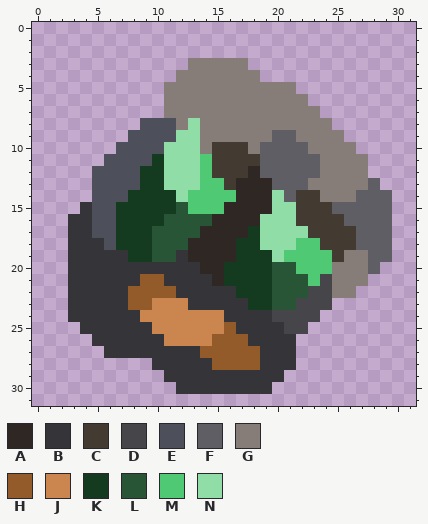
A pixel-art sprite gets an edit: sprites/items/bioscrap-graft.png. Above: the version before the commit.
The file is 32x32 pixels.
Palette (. is transparent): A #2e2724  B #353438  C #433b32  D #46454a  E #4d4f5b  F #5e5e64  G #877d78  H #935b29  J #cb8650  K #143a20  L #285535  M #4fc973  N #91dda8
Pixels before, first column x 3:
 3 ..........GGGGG............
 4 .........GGGGGGG...........
 5 ........GGGGGGGGGGG........
 6 ........GGGGGGGGGGGG.......
 7 ........GGGGGGGGGGGGG......
 8 ......EEEGNGGGGGGGGGGG.....
 9 .....EEEENNGGGGGGFFGGGG....
10 ....EEEENNNGCCCGFFFFGGGG...
11 ...EEEEKNNNMCCCCFFFFFGGGG..
12 ..EEEEKKNNNMCCCAFFFFFGGGG..
13 ..EEEEKKNNNMMCAAAFFFGGGGGF.
14 ..EEEKKKKNMMMMAAANFCCGGGFFF
15 .BEEKKKKKLMMMAAAANNCCCFFFFF
16 BBEEKKKKLLLLAAAANNNCCCCFFFF
17 BBEEKKKLLLLAAAAKNNNNCCCCFFF
18 BBBEKKKLLLAAAAKKNNNMMCCCFFF
19 BBBBBKKLLBAAAAKKKNMMMMCGGFF
20 BBBBBBBBBBBAAKKKKLLMMMGGGF.
21 BBBBBBHHBBBBAKKKKLLLMDGGG..
22 BBBBBHHHHBBBBBKKKLLLDDGG...
23 BBBBBHHJJJBBBBBKKLLDDD.....
24 BBBBBBJJJJJJJBBBBDDDD......
25 .BBBBBBJJJJJJHBBBBDD.......
26 ..BBBBBBJJJJHHHBBBB........
27 ...BBBBBBBBHHHHHBBB........
28 .......BBBBBHHHHBBB........
29 ........BBBBBBBBBB.........
30 .........BBBBBBBB..........
The result:
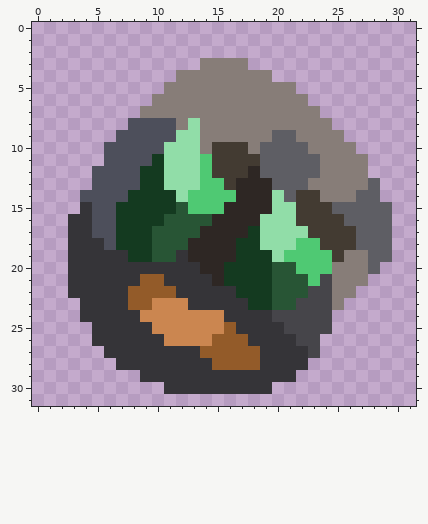
Changes in this commit:
Changed rows in their new state; - is an unchanged pixel.
first column x 6:
 3 -------.------
 4 -------------G
 6 ----G---------
 7 ---GG---------
 8 --E-----------
 9 -E------------
10 E-------------
first column x 4:
14 E------------------------.
first column x 3:
23 .---------------------G
24 .--------------------D-
25 -.------------------DD-
26 -------------------DD--
27 -------------------BD--
28 ----BBB------------B---
29 ------BB----------B----
30 --------B--------------
